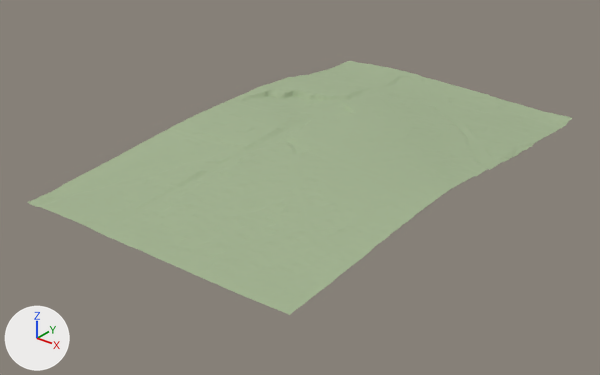
A saved change to the glTF model build/regions/nursery-lane/terrain.glb.
Rendered twice from a camera (50 mm lens) standing at (599.0, -784.0, 476.0) and looking at (-15.0, -16.0, 0.0). Every picture has the same lights, and +X, +Y and +Z are marked at lower left. The first picture is the older version.

Names of what the first picture shows: 'Terrain_0'.
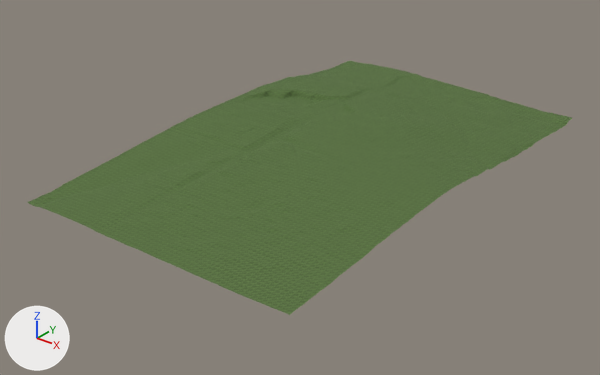
Boxes [x1, y1, x2, y2] around the edits, measured in the pictures (600 x 375 px):
```json
{"object": "Terrain_0", "change": "recoloured", "before": [27, 61, 572, 315], "after": [27, 61, 572, 315], "on screen": "greyish green to green"}
```

Edits to the scene script, one JSON object a line:
```json
{"op": "add", "block": "img_image_0", "code": ["img_image_0 = load_image('Image_0', '_unpacked/Image_0', 256, 256, 'sRGB')"]}
{"op": "add", "block": "mat_m_grass", "code": ["mat_m_grass = principled_material('M_grass')", "mat_m_grass.texture = img_image_0", "mat_m_grass.roughness = 0.95"]}
{"block": "me_terrain_0", "where": "me_terrain_0.from_pydata(...)  # 65526 vertices, 130000 faces; spans x -200.0..200.0, y -300.0..350.0, z 31.0..64.0"}
{"op": "remove", "block": "me_terrain_0", "code": "me_terrain_0.materials.append(mat_m_terrain)  # greyish green #a2b390"}
{"op": "add", "block": "me_terrain_0", "code": "me_terrain_0.materials.append(mat_m_grass)  # picture img_image_0"}
```
